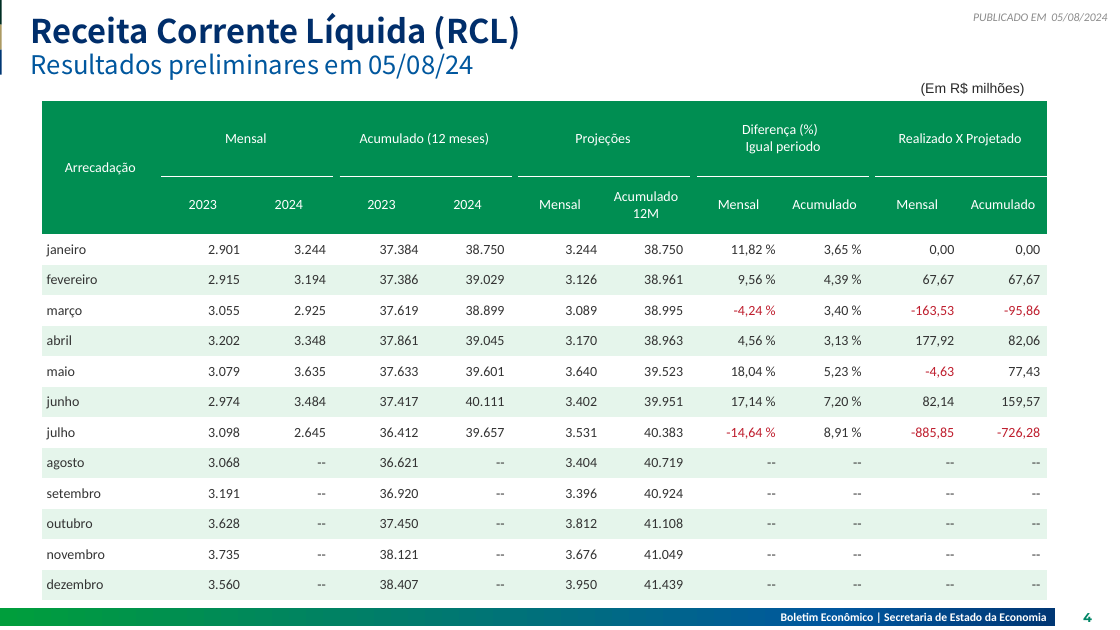
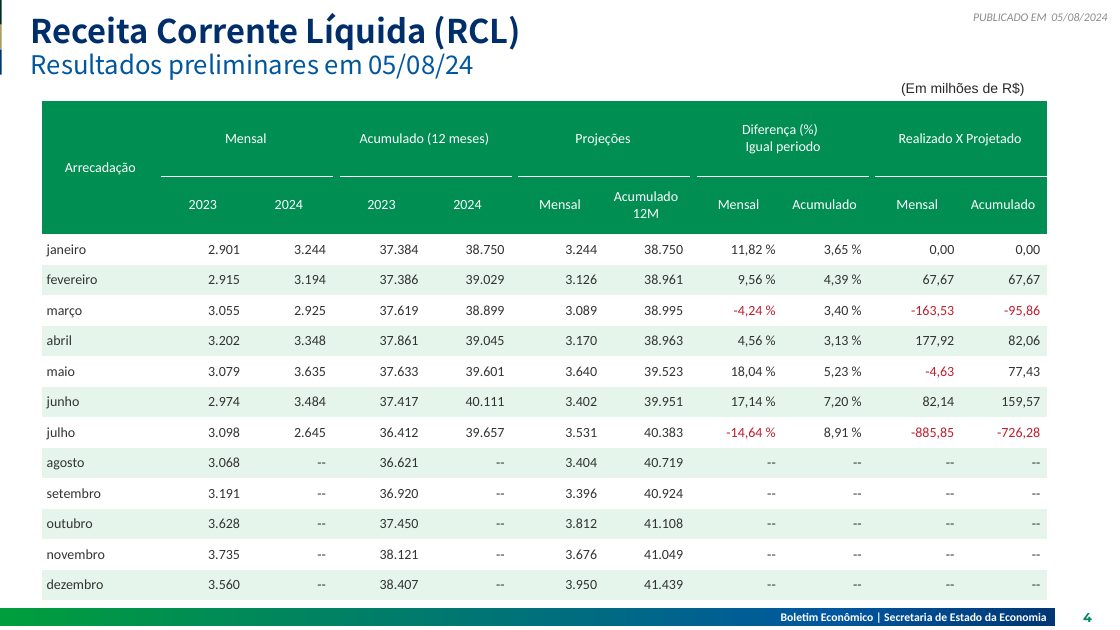
Before and after one commit to raphaellima1/Relatorio_receita, a slide deck: slide 4 of 2024-08-05V2.pptx. Drawn at 1120x630 pixels with LibreOffice and Linux fonts; fonts in the diff are those of the drawing. Boxes give left, top, right and bottom in pixels: in the first picture for what was removed or moved away, otherwise in the second. Text is boxed around its words. In the diff, an @@ line names an element or a change of style, - is before the commit and + after.

```diff
--- a/2024-08-05V2.pptx
+++ b/2024-08-05V2.pptx
@@ text at <box>901,83,1025,96</box>: text changed @@
-(Em R$ milhões)
+(Em milhões de R$)
```
Also in this commit, not shown: 4 other slides changed, 4 other files.
